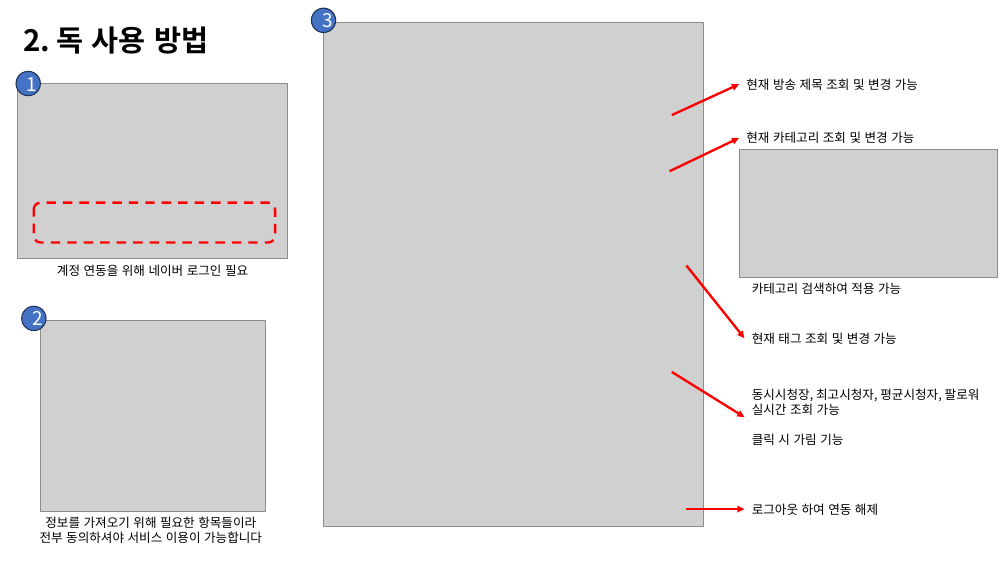
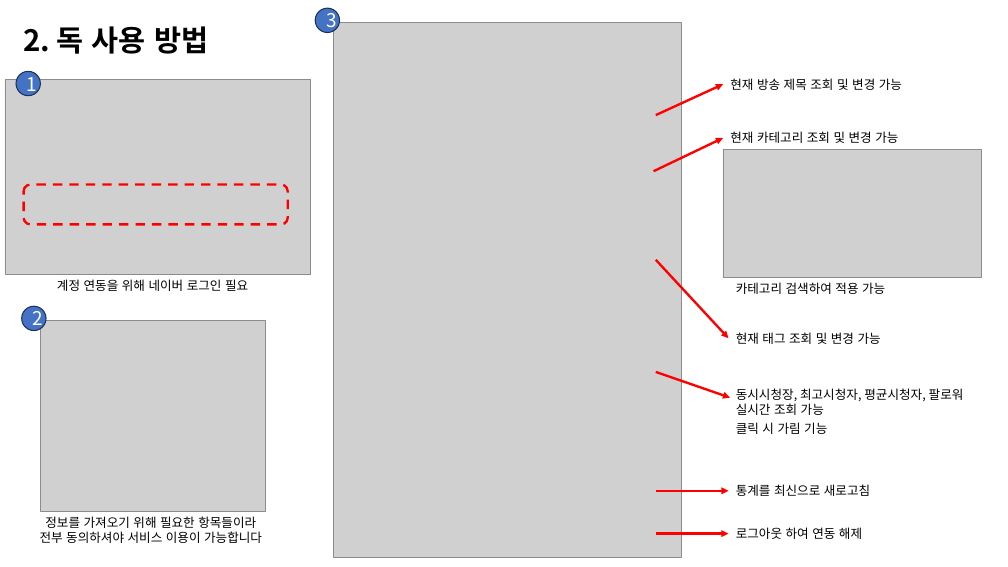
Before and after one commit to AutumnColor77/Chzzk_statistics_Dock, a slide deck: slide 2 of 치지직 라이브 독 적용 방법.pptx. Drawn at 1008x567 pixels with LibreOffice and Linux fonts; fonts in the diff are those of the drawing; grey boxes stand for pictures. Boxes give left, top, right and bottom in pixels: in the first picture for what was removed or moved away, otherwise in the second. Text is boxed around its words. In the diff, an @@ line names an element or a change of style, - is before the commit and + after.

Commit message:
적용방법 업데이트

```diff
--- a/치지직 라이브 독 적용 방법.pptx
+++ b/치지직 라이브 독 적용 방법.pptx
@@ ellipse "3": place and size @@
-ellipse "3" at box(312, 8, 336, 33)
+ellipse "3" at box(315, 8, 340, 33)
@@ picture: place and size @@
-picture at box(324, 22, 703, 527)
+picture at box(333, 22, 681, 557)
@@ picture: place and size @@
-picture at box(17, 83, 287, 258)
+picture at box(5, 80, 311, 274)
@@ 4 texts, 2 arrows, 1 picture: place and size @@
-4 texts, 2 arrows, 1 picture at box(670, 78, 998, 344)
+4 texts, 2 arrows, 1 picture at box(654, 78, 982, 344)
@@ rounded rectangle: place and size @@
-rounded rectangle at box(34, 203, 275, 243)
+rounded rectangle at box(23, 185, 287, 225)
@@ arrow moved from (687, 265) - (745, 338) to (656, 260) - (729, 338) @@
@@ text "계정 연동을 위해 네이버 로그인 ...": place and size @@
-text "계정 연동을 위해 네이버 로그인 ..." at box(57, 264, 248, 276)
+text "계정 연동을 위해 네이버 로그인 ..." at box(57, 279, 248, 291)
@@ arrow moved from (672, 372) - (745, 417) to (656, 372) - (730, 398) @@
@@ text "동시시청장, 최고시청자, 평균시청자, 팔로워 실시간 ..." rewrapped from box(752, 388, 980, 445) to box(736, 388, 964, 434) @@
@@ arrow added from (656, 491) to (729, 491), #FF0000 2.25 pt @@
@@ text added at box(736, 484, 870, 496), 12 pt, text #000000 @@
+통계를 최신으로 새로고침
@@ arrow moved from (687, 509) - (745, 509) to (656, 534) - (729, 534) @@
@@ text "로그아웃 하여 연동 해제": place and size @@
-text "로그아웃 하여 연동 해제" at box(752, 503, 878, 515)
+text "로그아웃 하여 연동 해제" at box(736, 527, 862, 539)
```
Also in this commit, not shown: 1 other slide changed, 1 other file.
